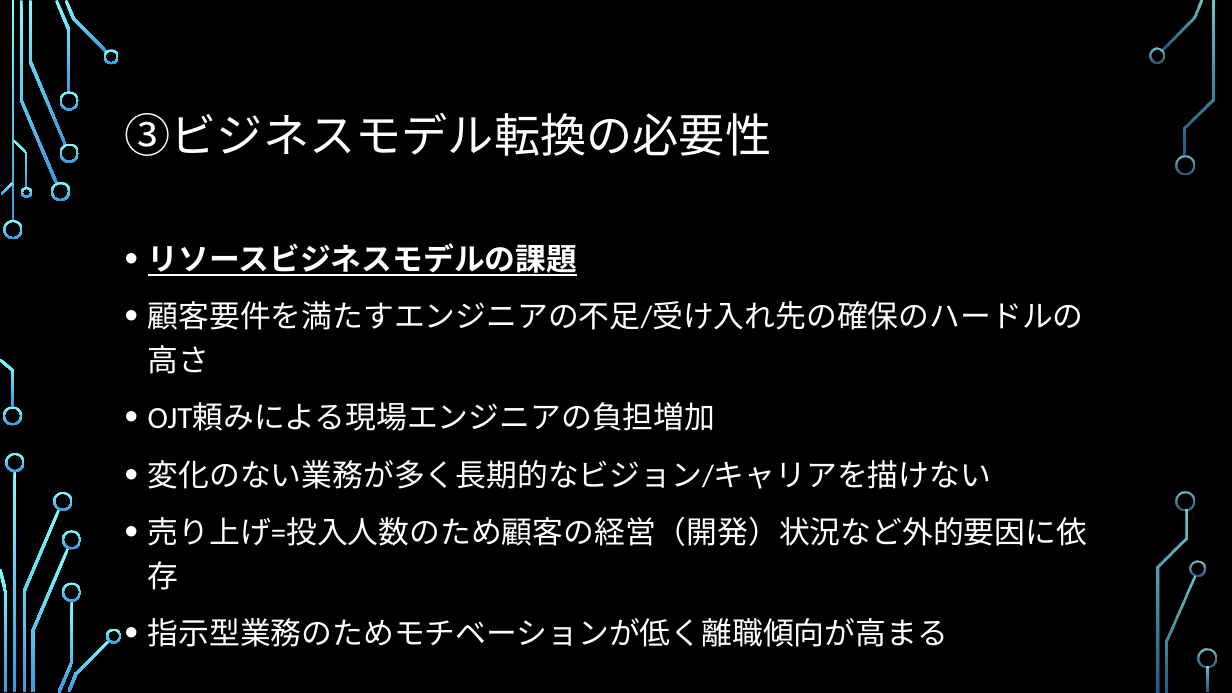
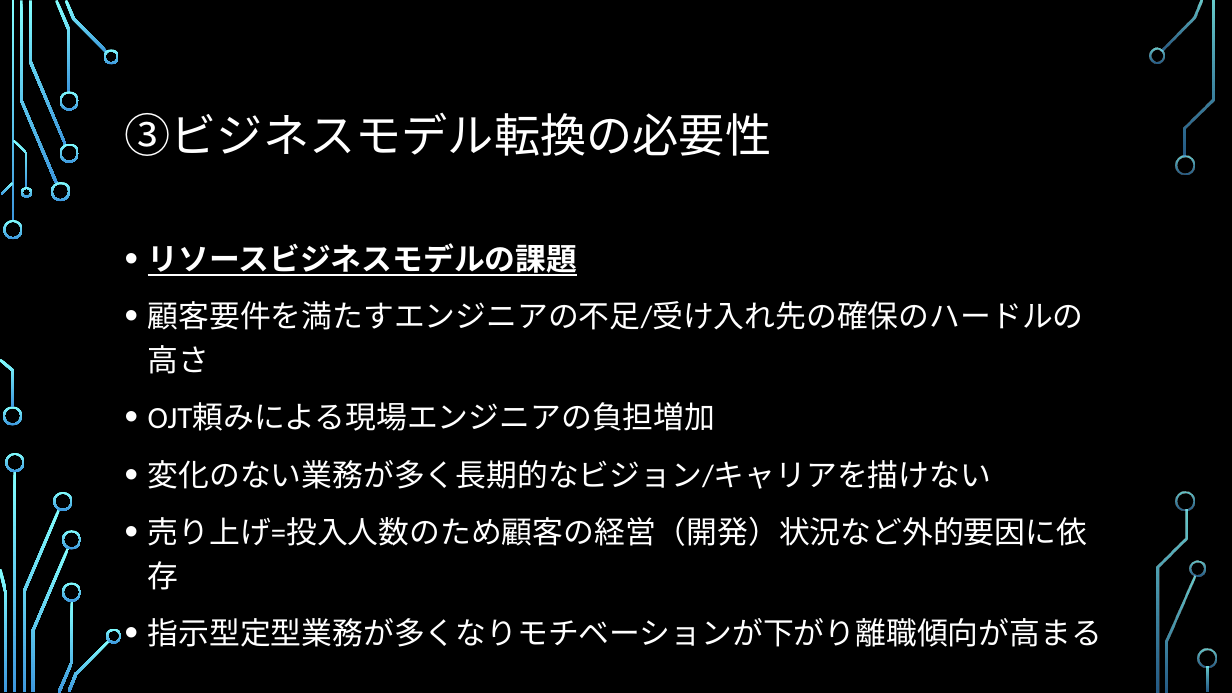
Before and after one commit to SITH-YN/PythonTool, a slide deck: slide 6 of Temp/39期ビジネスアイディア.pptx. Drawn at 1232x693 pixels with LibreOffice and Linux fonts; fonts in the diff are those of the drawing; background and template pictures are left out. Boxes give left, top, right and bottom in pixels: in the first picture for what was removed or moved away, otherwise in the second. Text is boxed around its words. In the diff, an @@ line names an element or a change of style, - is before the commit and + after.

```diff
--- a/Temp/39期ビジネスアイディア.pptx
+++ b/Temp/39期ビジネスアイディア.pptx
@@ text at (148,618,1102,647): text changed @@
-• 指示型業務のためモチベーションが低く離職傾向が高まる
+• 指示型定型業務が多くなりモチベーションが下がり離職傾向が高まる
```
Also in this commit, not shown: 12 other slides changed, 1 slide removed.
